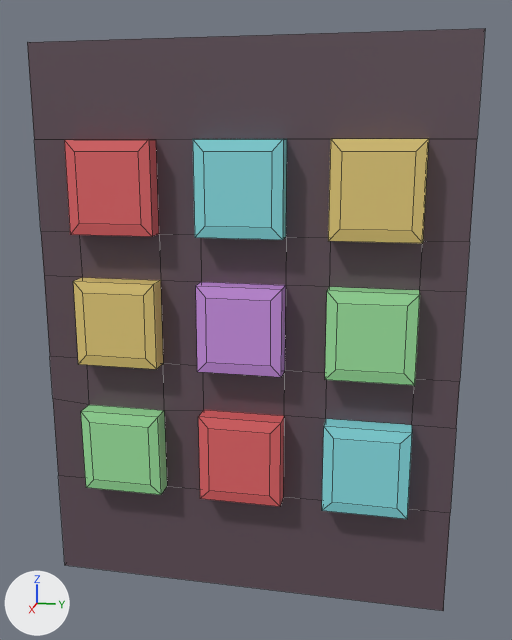
Before and after pictures for a commit that changed the FBX model Assets/Art/House/Keypad.fbx.
Both versions are drawn from a 50 mm lens placed at (1.633, 0.329, 0.595), pointed at (0.021, 0.007, 0.192). The lights are fixed; the arrows at lower left show +X, +Y and +Z. The picture after the commit comes second. Mesh edges are drawn as thin lines. Where no turn or scale is listed for an object, it has been applied to the vertices.

Script lines for the objects in view, before the commit:
```python
mat_green = principled_material('green')
mat_green.base_color = (0.346, 0.8, 0.356)  # green #9fe7a1
mat_purp = principled_material('purp')
mat_purp.base_color = (0.618, 0.293, 0.8)  # purple #ce93e7
mat_red = principled_material('red')
mat_red.base_color = (0.8, 0.134, 0.142)  # red #e76669
mat_teal = principled_material('teal')
mat_teal.base_color = (0.251, 0.757, 0.8)  # cyan #89e2e7
mat_yellow = principled_material('yellow')
mat_yellow.base_color = (0.8, 0.615, 0.193)  # yellow #e7ce7a
me_cube_001 = bpy.data.meshes.new('Cube.001')
me_cube_001.from_pydata(...)  # 128 vertices, 114 faces; spans x -0.133..0.184, y -0.473..0.473, z -0.454..0.811
# faces by material slot: [34, 18, 18, 18, 17, 9]
me_cube_001.materials.append(mat_base_color)  # greyish purple #62505b
me_cube_001.materials.append(mat_red)  # red #e76669
me_cube_001.materials.append(mat_yellow)  # yellow #e7ce7a
me_cube_001.materials.append(mat_teal)  # cyan #89e2e7
me_cube_001.materials.append(mat_green)  # green #9fe7a1
me_cube_001.materials.append(mat_purp)  # purple #ce93e7
ob_cube = bpy.data.objects.new('Cube', me_cube_001)
ob_cube.location = (0.0, 0.0, 0.0)
```
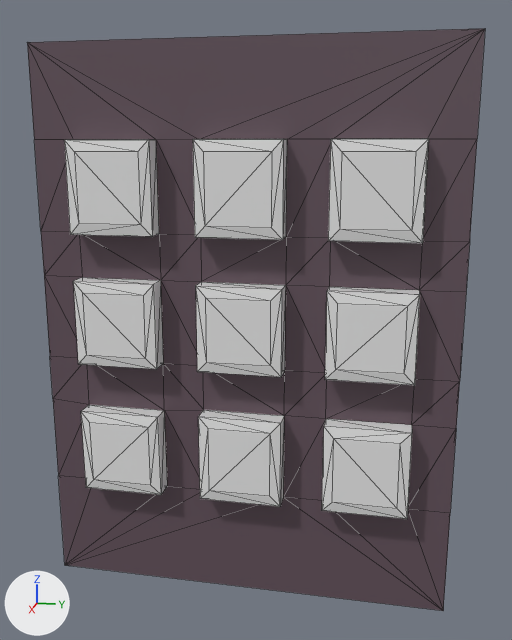
The newer file is also rescaled (x0.186), turned or shifted as a whole; pictures and numbers use the older file's frame.

Boxes (x1, y1, x2, y2) around the edits, measured in the pictures (512 x 640 px):
'Cube', recoloured: (27, 28, 485, 611) in both

Diff of the bpy script that builds the scene:
```diff
--- a/Assets/Art/House/Keypad.fbx.py
+++ b/Assets/Art/House/Keypad.fbx.py
@@ mat_red @@
 mat_red = principled_material('red')
-mat_red.base_color = (0.8, 0.134, 0.142)  # red #e76669
+mat_red.base_color = (0.8, 0.8, 0.8)  # white #e7e7e7
@@ mat_yellow @@
 mat_yellow = principled_material('yellow')
-mat_yellow.base_color = (0.8, 0.615, 0.193)  # yellow #e7ce7a
+mat_yellow.base_color = (0.8, 0.8, 0.8)  # white #e7e7e7
@@ mat_teal @@
 mat_teal = principled_material('teal')
-mat_teal.base_color = (0.251, 0.757, 0.8)  # cyan #89e2e7
+mat_teal.base_color = (0.8, 0.8, 0.8)  # white #e7e7e7
@@ mat_green @@
 mat_green = principled_material('green')
-mat_green.base_color = (0.346, 0.8, 0.356)  # green #9fe7a1
+mat_green.base_color = (0.8, 0.8, 0.8)  # white #e7e7e7
@@ mat_purp @@
 mat_purp = principled_material('purp')
-mat_purp.base_color = (0.618, 0.293, 0.8)  # purple #ce93e7
+mat_purp.base_color = (0.8, 0.8, 0.8)  # white #e7e7e7
```
